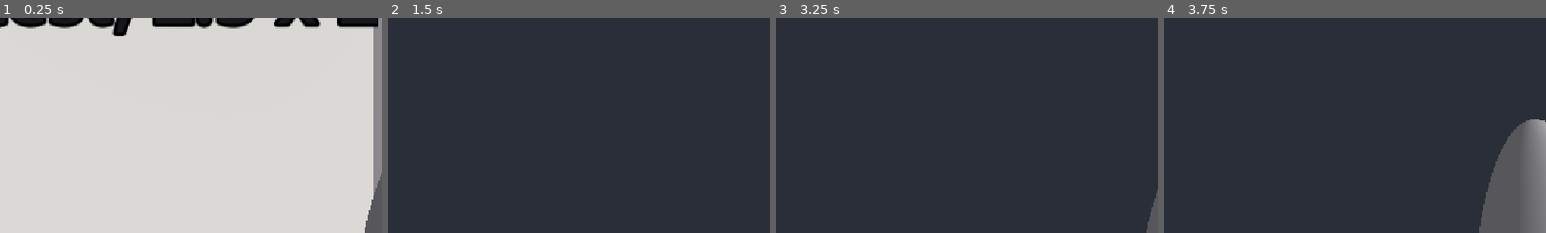
Above: before the commit, frames 1-4 (left to right).
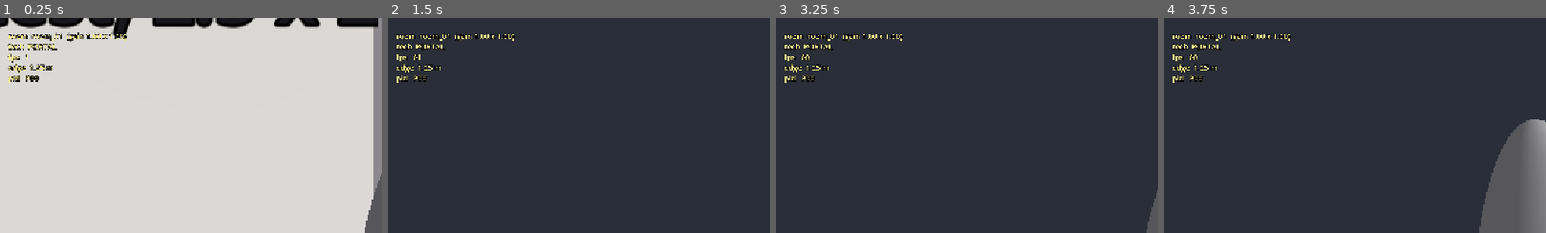
Above: after the commit, the same moments.

Repository: DarioRan/VR
Game: Godot game, scene res://main.tscn
The game is run twice, just before and just after one commit, with the same random seed, the same clock (stepped at 60 frames per second) and the same inputs.
Inputs (mouse positions are % of the whole screen's width and height, from its top left):
- Up to frame 1 (0.25 s): no input
- Up to frame 2 (1.5 s): tap Enter at 0.5 s; move the mouse to (55, 50) at 0.52 s; hold W from 0.53 s (still down); tap H at 0.6, 1.35 s; click (55, 50) at 0.67 s; move the mouse to (45, 50) at 1.27 s
- Up to frame 3 (3.25 s): keep holding W; tap Space at 2 s; move the mouse to (52, 48) at 2.02 s; tap 1 at 2.1 s; tap H at 2.3, 3.05 s; tap Enter at 2.75 s; move the mouse to (49, 52) at 2.77 s; tap 2 at 2.85 s; click (49, 52) at 2.92 s
- Up to frame 4 (3.75 s): keep holding W; tap Space at 3.5 s; move the mouse to (57, 51) at 3.52 s; tap 3 at 3.6 s
The pictures show only the part of the screen within x 39-89%, y 50-100%; the shares and areas given below are measured in that part.

The runs differ from the first frame. In frame 1, 1.3% of the frame differs, in the area x 2-34%, y 6-31%; in frame 2, 1.2%; in frame 3, 1.2%; in frame 4, 1.2%.

Commit message:
Add debug HUD (autoload DebugHud, debug builds only)
Shows room and stride gain, technique, fps, distance to the play-area
edge and participant; turns red inside the boundary margin. Attaches a
Label3D to the active camera at runtime, so the rig scene is untouched.
Toggle with Y on the left controller or H on the desktop.

TEAM_SYNC: changelog line and contract change for the new autoload.

Diff:
--- /dev/null
+++ b/impossible-spaces/extension/ui/debug_hud.gd
@@ -0,0 +1,122 @@
+extends Node
+## Autoload "DebugHud" (plan D-02). Owner: D (Dario). Debug builds only.
+##
+## A small text panel fixed in the lower-left of the view:
+## room and stride gain, technique, fps, distance to the play-area edge, participant.
+## It turns red when the head is within the boundary margin.
+##
+## Toggle: Y on the left controller. Desktop: H (or hold Q + 1 in the XR simulator).
+## It attaches itself to the active camera, so it works in any scene
+## (main, the room sandbox...) without editing the rig.
+
+## Position in head space, metres: left, down, forward.
+@export var offset: Vector3 = Vector3(-0.16, -0.14, -0.6)
+@export var visible_on_start: bool = true
+
+const REFRESH_S := 0.25
+const COLOR_OK := Color(1.0, 0.95, 0.55)
+const COLOR_WARN := Color(1.0, 0.35, 0.3)
+
+var _label: Label3D
+var _shown: bool = true
+var _timer: float = 0.0
+
+
+func _ready() -> void:
+	if not OS.is_debug_build():
+		queue_free()
+		return
+	_shown = visible_on_start
+	XRServer.tracker_added.connect(_on_tracker_added)
+	for tracker_name: StringName in XRServer.get_trackers(XRServer.TRACKER_CONTROLLER):
+		_on_tracker_added(tracker_name, XRServer.TRACKER_CONTROLLER)
+
+
+func _process(delta: float) -> void:
+	var cam := get_viewport().get_camera_3d()
+	if cam == null:
+		return
+	_attach_to(cam)
+	_label.visible = _shown
+	_timer -= delta
+	if _shown and _timer <= 0.0:
+		_timer = REFRESH_S
+		_refresh(cam)
+
+
+func _unhandled_input(event: InputEvent) -> void:
+	if event is InputEventKey and event.pressed and not event.echo and event.keycode == KEY_H:
+		toggle()
+
+
+func toggle() -> void:
+	_shown = not _shown
+	_timer = 0.0
+
+
+## The text currently shown (used by the smoke test).
+func get_text() -> String:
+	return _label.text if is_instance_valid(_label) else ""
+
+
+func _attach_to(cam: Camera3D) -> void:
+	# The label lives under the camera so it never lags behind the head.
+	# If the camera was freed (scene change), the label went with it: make a new one.
+	if not is_instance_valid(_label):
+		_label = _make_label()
+	if _label.get_parent() != cam:
+		if _label.get_parent() != null:
+			_label.get_parent().remove_child(_label)
+		cam.add_child(_label)
+		_label.position = offset
+
+
+func _make_label() -> Label3D:
+	var l := Label3D.new()
+	l.name = "DebugHud"
+	l.font_size = 32
+	l.pixel_size = 0.0005
+	l.outline_size = 8
+	l.modulate = COLOR_OK
+	l.horizontal_alignment = HORIZONTAL_ALIGNMENT_LEFT
+	l.vertical_alignment = VERTICAL_ALIGNMENT_BOTTOM
+	l.no_depth_test = true          # always drawn on top of the room
+	l.render_priority = 10
+	l.outline_render_priority = 9
+	l.cast_shadow = GeometryInstance3D.SHADOW_CASTING_SETTING_OFF
+	return l
+
+
+func _refresh(cam: Camera3D) -> void:
+	var room := RoomManager.current_room
+	var room_text := "-"
+	if room != null:
+		var g := room.stride_gain
+		room_text = "%s  (gain %.2f x %.2f)" % [room.room_id, g.x, g.y]
+
+	# Camera position relative to XROrigin3D = position in the taped square.
+	var p := cam.position
+	var h := PlayArea.half_extents()
+	var edge := minf(h.x - absf(p.x), h.y - absf(p.z))
+
+	_label.text = "room  %s\ntech  %s\nfps   %d\nedge  %.2f m\npid   %s" % [
+		room_text,
+		Connector.technique_name(RoomManager.current_technique),
+		Engine.get_frames_per_second(),
+		edge,
+		EventLogger.participant_id,
+	]
+	_label.modulate = COLOR_WARN if edge < PlayArea.BOUNDARY_MARGIN else COLOR_OK
+
+
+func _on_tracker_added(tracker_name: StringName, _type: int) -> void:
+	if tracker_name != &"left_hand":
+		return
+	var tracker := XRServer.get_tracker(tracker_name) as XRPositionalTracker
+	if tracker != null and not tracker.button_pressed.is_connected(_on_left_button):
+		tracker.button_pressed.connect(_on_left_button)
+
+
+func _on_left_button(button: String) -> void:
+	if button == "by_button":
+		toggle()
--- a/impossible-spaces/project.godot
+++ b/impossible-spaces/project.godot
@@ -19,6 +19,7 @@
 
 RoomManager="*res://core/room_manager.gd"
 EventLogger="*res://core/event_logger.gd"
+DebugHud="*res://extension/ui/debug_hud.gd"
 
 [display]
 
--- a/impossible-spaces/tests/smoke_test.gd
+++ b/impossible-spaces/tests/smoke_test.gd
@@ -126,5 +126,29 @@
 		and JSON.parse_string(row[7]) == {"piece_id": 6.0},
 		"participant and data written to the CSV (%s)" % [row])
 
+	# DebugHud: attached to the camera, shows room and participant, red near the edge
+	var hud: Node = root.get_node("DebugHud")
+	cam.position = Vector3(0.0, 1.7, 0.0)
+	hud.toggle()
+	hud.toggle()  # off and on again forces a refresh
+	await process_frame
+	await process_frame
+	var label := cam.get_node_or_null("DebugHud") as Label3D
+	_check(label != null and label.visible, "HUD label is attached to the camera")
+	_check(hud.get_text().contains("room_01") and hud.get_text().contains("P07"),
+		"HUD shows room and participant (%s)" % hud.get_text().replace("\n", " | "))
+	cam.position = Vector3(1.15, 1.7, 0.0)
+	hud.toggle()
+	hud.toggle()  # off and on again forces a refresh
+	await process_frame
+	await process_frame
+	_check(hud.get_text().contains("edge  0.10 m") and label.modulate == hud.COLOR_WARN,
+		"HUD warns 0.10 m from the edge (%s)" % hud.get_text().replace("\n", " | "))
+	hud.toggle()
+	await process_frame
+	await process_frame
+	_check(not label.visible, "HUD toggles off")
+	hud.toggle()
+
 	print("\n%d failure(s)" % _failures)
 	quit(_failures)
Not shown, added: impossible-spaces/extension/ui/debug_hud.gd.uid
Not shown, changed: TEAM_SYNC.md
